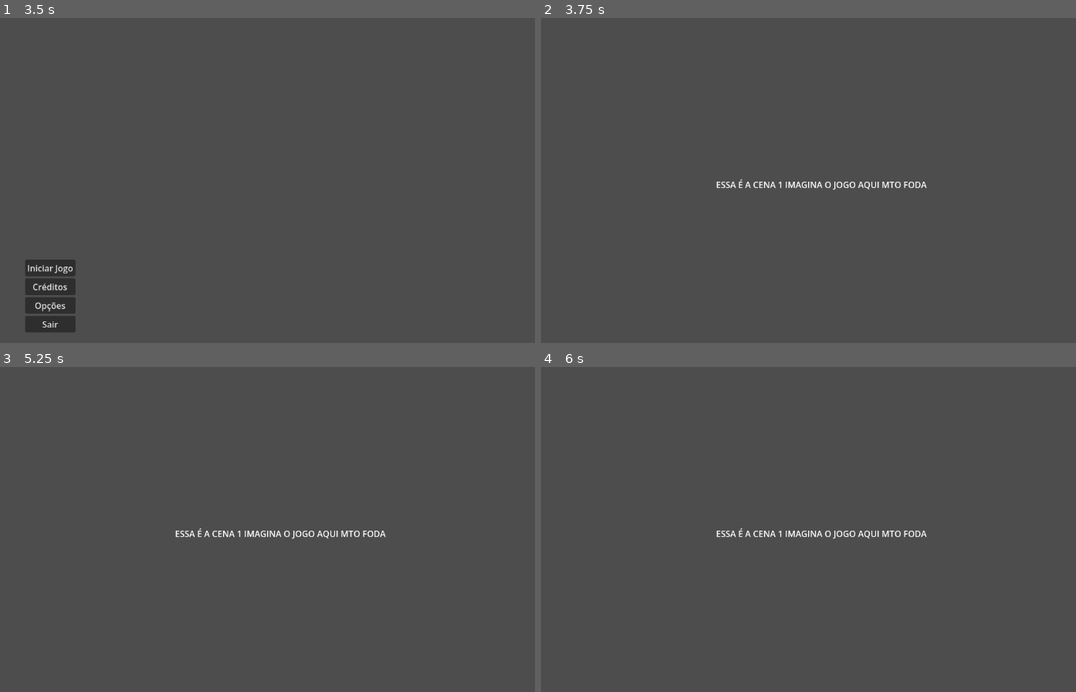
Above: before the commit, frames 1-4 (two rows, left to right).
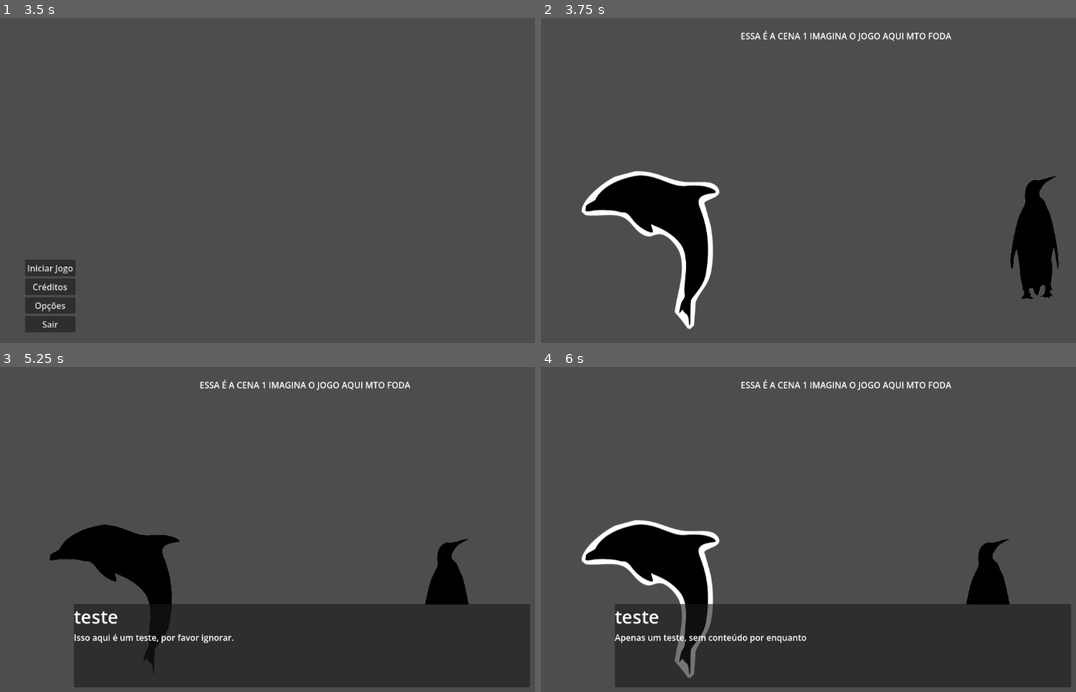
Above: after the commit, the same moments.

Repository: IppoSteps/felpojam-carimbo
Game: Godot game, scene res://Cenas/Menu Inicial.tscn
Same seed, same stepped clock (60 frames per second), same inputs: the game is played once before the commit and once after it.
Inputs (mouse positions are in pixels of both pictures, inside the frame that each line leads up to):
- Up to frame 1 (3.5 s): click "Créditos" at 0.5 s; click "<" at 1.25 s; click "Opções" at 2 s; click "<" at 2.75 s
- Up to frame 2 (3.75 s): click "Iniciar Jogo" at 3.5 s
- Up to frame 3 (5.25 s): click (123, 597) at 4.27 s; click (497, 584) at 5.02 s
- Up to frame 4 (6 s): click (664, 597) at 5.77 s

Frame 1 is identical in both runs. In frame 2, 7.9% of the frame differs, in the area x 7-97%, y 3-96%; in frame 3, 27%; in frame 4, 27%, in the area x 7-99%, y 3-99%.

Commit message:
feat: Json Dialog System

Diff:
--- a/Cenas/cena_1.tscn
+++ b/Cenas/cena_1.tscn
@@ -1,10 +1,98 @@
 [gd_scene format=3 uid="uid://bx8ofswrssal0"]
 
+[ext_resource type="Texture2D" uid="uid://b0l2veqvx2" path="res://Imagens/test-silluetes.png" id="1_dfn0s"]
+[ext_resource type="Script" uid="uid://bq8e1tr1t0hfy" path="res://Scripts/cena_1.gd" id="1_owwqi"]
+
+[sub_resource type="AtlasTexture" id="AtlasTexture_owwqi"]
+atlas = ExtResource("1_dfn0s")
+region = Rect2(91.71069, 67.1568, 381.38293, 344.62317)
+
+[sub_resource type="AtlasTexture" id="AtlasTexture_g1fjc"]
+atlas = ExtResource("1_dfn0s")
+region = Rect2(536.04663, 67.50098, 340.0282, 326.24326)
+
+[sub_resource type="AtlasTexture" id="AtlasTexture_dfn0s"]
+atlas = ExtResource("1_dfn0s")
+region = Rect2(1105.8236, 118.045715, 101.089355, 238.93869)
+
+[sub_resource type="AtlasTexture" id="AtlasTexture_1kfv5"]
+atlas = ExtResource("1_dfn0s")
+region = Rect2(1458.0126, 115.12375, 120.78833, 259.2922)
+
+[sub_resource type="AtlasTexture" id="AtlasTexture_ln4ob"]
+atlas = ExtResource("1_dfn0s")
+region = Rect2(1076.9697, 114.72984, 147.62012, 135.52005)
+
+[sub_resource type="LabelSettings" id="LabelSettings_owwqi"]
+font_size = 34
+
+[sub_resource type="LabelSettings" id="LabelSettings_g1fjc"]
+
 [node name="Cena1" type="Node2D" unique_id=813643253]
+script = ExtResource("1_owwqi")
 
 [node name="Label" type="Label" parent="." unique_id=602791982]
-offset_left = 350.0
-offset_top = 310.0
-offset_right = 926.0
-offset_bottom = 508.0
+offset_left = 396.0
+offset_top = 32.0
+offset_right = 810.0
+offset_bottom = 62.0
 text = "ESSA É A CENA 1 IMAGINA O JOGO AQUI MTO FODA"
+
+[node name="Golfinho" type="TextureButton" parent="." unique_id=538214893]
+offset_left = 61.0
+offset_top = 269.0
+offset_right = 442.0
+offset_bottom = 613.0
+texture_normal = SubResource("AtlasTexture_owwqi")
+texture_hover = SubResource("AtlasTexture_g1fjc")
+
+[node name="Pinguim" type="TextureButton" parent="." unique_id=123554154]
+offset_left = 898.0
+offset_top = 297.0
+offset_right = 999.0
+offset_bottom = 535.0
+texture_normal = SubResource("AtlasTexture_dfn0s")
+texture_hover = SubResource("AtlasTexture_1kfv5")
+
+[node name="CaixaDialogo" type="Panel" parent="." unique_id=407232681]
+visible = false
+offset_left = 161.0
+offset_top = 453.0
+offset_right = 1013.0
+offset_bottom = 609.0
+
+[node name="TextureRect" type="TextureRect" parent="CaixaDialogo" unique_id=1630858273]
+layout_mode = 1
+anchors_preset = 6
+anchor_left = 1.0
+anchor_top = 0.5
+anchor_right = 1.0
+anchor_bottom = 0.5
+offset_left = -231.0
+offset_top = -212.0
+offset_right = -84.0
+offset_bottom = -77.0
+grow_horizontal = 0
+grow_vertical = 2
+texture = SubResource("AtlasTexture_ln4ob")
+
+[node name="VBoxContainer" type="VBoxContainer" parent="CaixaDialogo" unique_id=100181476]
+layout_mode = 1
+anchors_preset = 15
+anchor_right = 1.0
+anchor_bottom = 1.0
+grow_horizontal = 2
+grow_vertical = 2
+
+[node name="NomePersonagem" type="Label" parent="CaixaDialogo/VBoxContainer" unique_id=1855587647]
+layout_mode = 2
+text = "Nome"
+label_settings = SubResource("LabelSettings_owwqi")
+
+[node name="Texto" type="Label" parent="CaixaDialogo/VBoxContainer" unique_id=1844581623]
+layout_mode = 2
+size_flags_horizontal = 0
+text = "Placeholder"
+label_settings = SubResource("LabelSettings_g1fjc")
+
+[connection signal="pressed" from="Pinguim" to="." method="_on_pinguim_pressed"]
--- /dev/null
+++ b/Dialogos/teste.json
@@ -0,0 +1,26 @@
+{
+	"1" : {
+		"personagem" : "teste",
+		"texto" : "Isso aqui é um teste, por favor ignorar."
+	},
+	"2" : {
+		"personagem" : "teste",
+		"texto" : "Apenas um teste, sem conteúdo por enquanto"
+	},
+	"3" : {
+		"personagem" : "teste",
+		"texto" : "Sério, não tem nada aqui, você ta perdendo seu tempo"
+	},
+	"4" : {
+		"personagem" : "teste",
+		"texto" : "Quantas vezes eu vou ter que dizer que não tem nada aqui? Segue sua vida."
+	},
+	"5" : {
+		"personagem" : "teste",
+		"texto" : "Ta, fica aí então, mas depois não diz que não te avisei"
+	},
+	"6" : {
+		"personagem" : "teste",
+		"texto" : "..."
+	}
+}
--- /dev/null
+++ b/Scripts/cena_1.gd
@@ -0,0 +1,43 @@
+extends Node2D
+
+signal click(event)
+
+@onready var caixa_texto = $CaixaDialogo
+@onready var nome = $CaixaDialogo/VBoxContainer/NomePersonagem
+@onready var texto_caixa = $CaixaDialogo/VBoxContainer/Texto
+@onready var pinguim = $Pinguim
+
+
+func extrai_dialogos(file_path):
+	var json = FileAccess.open(file_path, FileAccess.READ)
+	var conteudo = json.get_as_text()
+	var resultado = JSON.parse_string(conteudo)
+	return resultado
+
+
+func muda_texto(campo, texto):
+	campo.text = texto
+
+
+func _input(event: InputEvent) -> void:
+	if event is InputEventMouseButton:
+		click.emit(event)
+
+
+func muda_display(botao, caixa, json):
+	var dialogos = extrai_dialogos(json)
+
+	botao.visible = false
+	caixa.visible = true
+
+	for d in dialogos:
+		muda_texto(nome,dialogos[d]["personagem"])
+		muda_texto(texto_caixa,dialogos[d]["texto"])
+		await get_tree().create_timer(0.1).timeout
+		await click
+	pinguim.visible = true
+	caixa.visible = false
+
+
+func _on_pinguim_pressed() -> void:
+	muda_display(pinguim, caixa_texto, "res://Dialogos/teste.json")
--- a/Scripts/config.gd
+++ b/Scripts/config.gd
@@ -1,15 +1,4 @@
 extends Control
-
-
-# Called when the node enters the scene tree for the first time.
-func _ready() -> void:
-	pass # Replace with function body.
-
-
-# Called every frame. 'delta' is the elapsed time since the previous frame.
-func _process(delta: float) -> void:
-	pass
-
 
 func _on_menu_pressed() -> void:
 	get_tree().change_scene_to_file("res://Cenas/Menu Inicial.tscn")
--- a/Scripts/creditos.gd
+++ b/Scripts/creditos.gd
@@ -1,15 +1,4 @@
 extends Control
-
-
-# Called when the node enters the scene tree for the first time.
-func _ready() -> void:
-	pass # Replace with function body.
-
-
-# Called every frame. 'delta' is the elapsed time since the previous frame.
-func _process(delta: float) -> void:
-	pass
-
 
 func _on_menu_pressed() -> void:
 	get_tree().change_scene_to_file("res://Cenas/Menu Inicial.tscn")
--- a/Scripts/menu_inicial.gd
+++ b/Scripts/menu_inicial.gd
@@ -1,27 +1,13 @@
 extends Control
-
-
-# Called when the node enters the scene tree for the first time.
-func _ready() -> void:
-	pass # Replace with function body.
-
-
-# Called every frame. 'delta' is the elapsed time since the previous frame.
-func _process(delta: float) -> void:
-	pass
-
 
 func _on_botao_iniciar_pressed() -> void:
 	get_tree().change_scene_to_file("res://Cenas/cena_1.tscn")
 
-
 func _on_botao_config_pressed() -> void:
 	get_tree().change_scene_to_file("res://Cenas/config.tscn")
 
+func _on_botao_creditos_pressed() -> void:
+	get_tree().change_scene_to_file("res://Cenas/creditos.tscn")
 
 func _on_botao_sair_pressed() -> void:
 	get_tree().quit()
-
-
-func _on_botao_creditos_pressed() -> void:
-	get_tree().change_scene_to_file("res://Cenas/creditos.tscn")
--- a/icon.svg
+++ /dev/null
@@ -1 +0,0 @@
-<svg xmlns="http://www.w3.org/2000/svg" width="128" height="128"><rect width="124" height="124" x="2" y="2" fill="#363d52" stroke="#212532" stroke-width="4" rx="14"/><g fill="#fff" transform="translate(12.322 12.322)scale(.101)"><path d="M105 673v33q407 354 814 0v-33z"/><path fill="#478cbf" d="m105 673 152 14q12 1 15 14l4 67 132 10 8-61q2-11 15-15h162q13 4 15 15l8 61 132-10 4-67q3-13 15-14l152-14V427q30-39 56-81-35-59-83-108-43 20-82 47-40-37-88-64 7-51 8-102-59-28-123-42-26 43-46 89-49-7-98 0-20-46-46-89-64 14-123 42 1 51 8 102-48 27-88 64-39-27-82-47-48 49-83 108 26 42 56 81zm0 33v39c0 276 813 276 814 0v-39l-134 12-5 69q-2 10-14 13l-162 11q-12 0-16-11l-10-65H446l-10 65q-4 11-16 11l-162-11q-12-3-14-13l-5-69z"/><path d="M483 600c0 34 58 34 58 0v-86c0-34-58-34-58 0z"/><circle cx="725" cy="526" r="90"/><circle cx="299" cy="526" r="90"/></g><g fill="#414042" transform="translate(12.322 12.322)scale(.101)"><circle cx="307" cy="532" r="60"/><circle cx="717" cy="532" r="60"/></g></svg>
--- a/project.godot
+++ b/project.godot
@@ -13,7 +13,11 @@
 config/name="Felpojam carimbo"
 run/main_scene="uid://cc7cgdienbn6n"
 config/features=PackedStringArray("4.6", "Forward Plus")
-config/icon="res://icon.svg"
+
+[layer_names]
+
+2d_physics/layer_1="Jogo"
+2d_physics/layer_2="Dialogos"
 
 [physics]
 
Binary file added: Imagens/test-silluetes.png
Not shown, changed: Imagens/test-silluetes.png.import
Not shown, added: Scripts/cena_1.gd.uid
Not shown, added: export_presets.cfg
Not shown, added: Felpojam carimbo.pck
